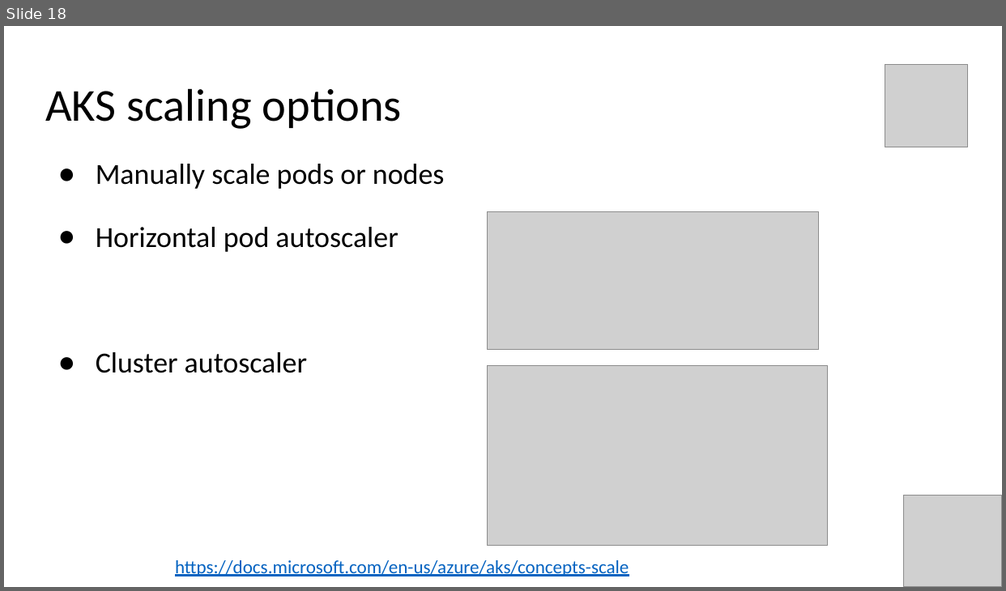
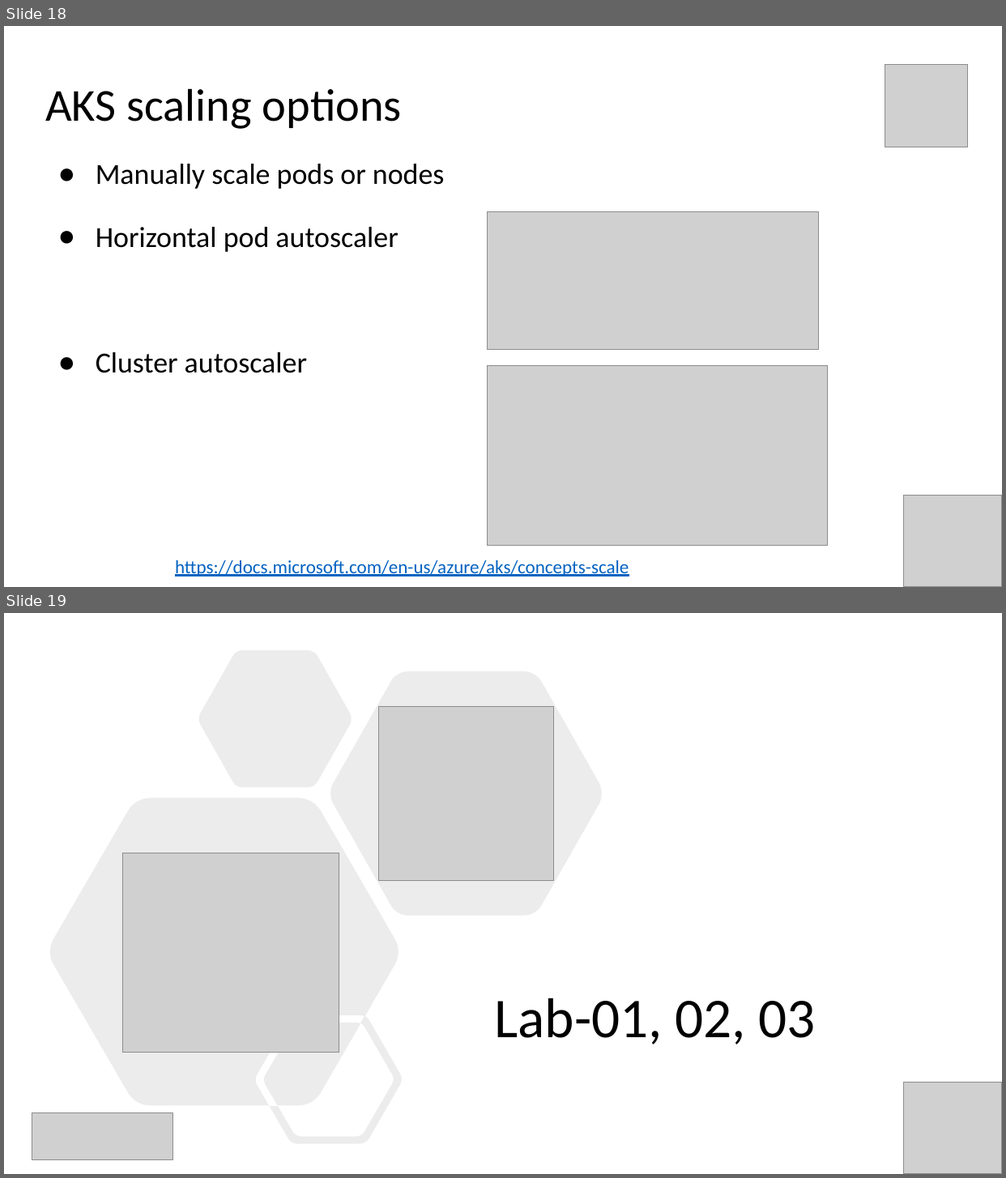
Before and after one commit to evgenyb/aks-workshops, a slide deck: 01-aks-and-k8s-101/slides/Introduction to AKS.pptx. Shown one above the other, each under a label of ours: slide 18 before the commit, slides 18 and 19 after it. The pictures are 1006x591 and 1006x1178 pixels, drawn with LibreOffice and Linux fonts; fonts in the diff are those of the drawing; grey boxes stand for pictures. Boxes give left, top, right and bottom in pixels: in the first picture for what was removed or moved away, otherwise in the second. Text is boxed around its words. In the diff, an @@ line names an element or a change of style, - is before the commit and + after.

```diff
--- a/01-aks-and-k8s-101/slides/Introduction to AKS.pptx
+++ b/01-aks-and-k8s-101/slides/Introduction to AKS.pptx
@@ slide 19 added at (x1=4, y1=613, x2=1002, y2=1174), background #FFFFFF @@
@@ freeform shape added at (x1=50, y1=650, x2=602, y2=1144), fill #808080 at 15% opacity @@
@@ picture added at (x1=379, y1=706, x2=553, y2=880) @@
@@ picture added at (x1=123, y1=854, x2=339, y2=1053) @@
@@ text added at (x1=495, y1=999, x2=816, y2=1045), 54 pt, text #000000 @@
+Lab-01, 02, 03
@@ picture added at (x1=904, y1=1082, x2=1002, y2=1174) @@
@@ picture added at (x1=32, y1=1114, x2=173, y2=1161) @@
```
Also in this commit, not shown: 1 slide changed, 14 other slides added, 2 other files.
